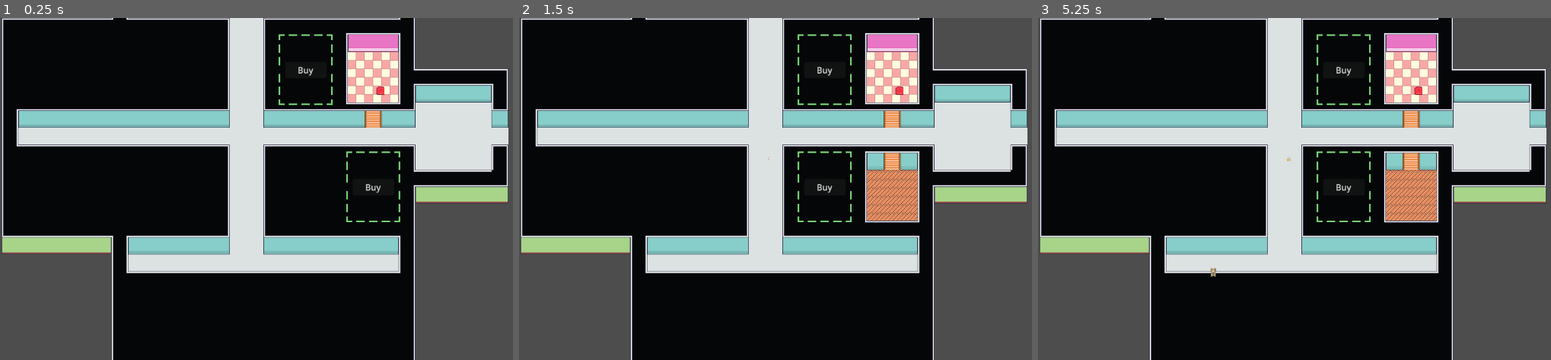
Above: before the commit, frames 1-3 (left to right).
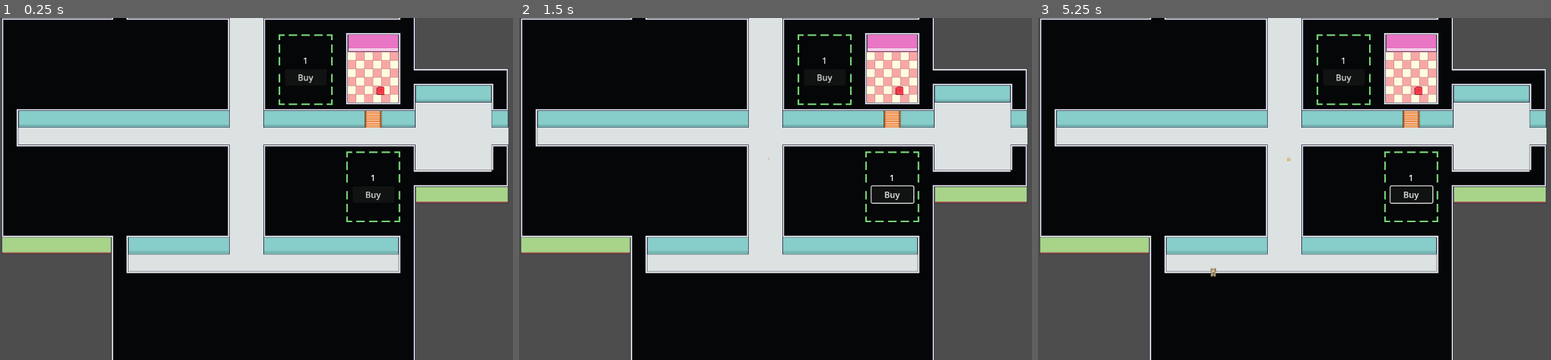
Above: after the commit, the same moments.

Repository: Tausva/DogShelter
Game: Godot game, scene res://scenes/MartiumTest/martium_test_scene.tscn
The game is run twice, just before and just after one commit, with the same random seed, the same clock (stepped at 60 frames per second) and the same inputs.
Inputs (mouse positions are in pixels of both pictures, inside the frame that each line leads up to):
- Up to frame 1 (0.25 s): no input
- Up to frame 2 (1.5 s): click "Buy" at 0.5 s; tap Enter at 1.25 s; move the mouse to (955, 171) at 1.27 s; hold D (Right) from 1.28 s (still down); click (955, 171) at 1.42 s
- Up to frame 3 (5.25 s): release D (Right) at 2 s; tap Space at 2, 3.5, 5 s; drag from (1222, 206) to (1474, 171) at 2.02 s; tap Enter at 2.75, 4.25 s; move the mouse to (1402, 113) at 2.77 s; hold D (Right) 2.78-3.5 s; click (1402, 113) at 2.92 s; drag from (1309, 257) to (1412, 69) at 3.52 s; move the mouse to (1525, 240) at 4.27 s; hold A (Left) 4.28-5 s; click (1525, 240) at 4.42 s; drag from (1161, 137) to (1412, 76) at 5.02 s

The runs differ from the first frame. In frame 1, 0.2% of the frame differs, in the area x 58-75%, y 11-54%; in frame 2, 2.6%, in the area x 54-79%, y 11-60%; in frame 3, 2.6%.

Commit message:
added purchase func.

Diff:
--- a/scenes/purchase_border/purchase_border.gd
+++ b/scenes/purchase_border/purchase_border.gd
@@ -2,15 +2,22 @@
 
 signal purchased(border_position: RoomPosition)
 
+@onready var label: Label = $Control/Label
+
 var border_position: RoomPosition
+var current_price: int
 
 
 func _try_purchase() -> void:
-	#TODO: if statement to check if it can be purchased
-
-	purchased.emit(border_position)
-	queue_free()
+	if GameManager.spend_funds(current_price):
+		purchased.emit(border_position)
+		queue_free()
 
 
 func _on_button_pressed() -> void:
 	_try_purchase()
+
+
+func _on_price_increase(new_price: int) -> void:
+	current_price = new_price
+	label.text = str(current_price)
--- a/scenes/purchase_border/purchase_border.tscn
+++ b/scenes/purchase_border/purchase_border.tscn
@@ -18,6 +18,18 @@
 offset_right = 112.0
 offset_bottom = -16.0
 
+[node name="Label" type="Label" parent="Control"]
+layout_mode = 0
+offset_left = 9.0
+offset_top = 35.0
+offset_right = 86.0
+offset_bottom = 58.0
+tooltip_text = "Price"
+mouse_filter = 1
+text = "12"
+horizontal_alignment = 1
+vertical_alignment = 1
+
 [node name="Button" type="Button" parent="Control"]
 layout_mode = 1
 anchors_preset = 8
@@ -26,9 +38,9 @@
 anchor_right = 0.5
 anchor_bottom = 0.5
 offset_left = -39.5
-offset_top = -15.5
+offset_top = -1.5
 offset_right = 39.5
-offset_bottom = 15.5
+offset_bottom = 29.5
 grow_horizontal = 2
 grow_vertical = 2
 text = "Buy"
--- a/scenes/shelter/shelter.gd
+++ b/scenes/shelter/shelter.gd
@@ -1,10 +1,14 @@
 class_name Shelter extends Node2D
+
+signal room_price_increased(int)
 
 @onready var room_container: Node2D = $RoomContainer
 
 @export var room_spots: Array[RoomPosition]
 
 var purchase_border_y_offset: float = -30
+var old_price: int = 1
+var current_price: int = 1
 
 var populated_rooms: Array[RoomPosition]
 var newest_room_index: int = 0
@@ -20,6 +24,8 @@
 
 	add_purchase_border(room_spots.pop_front())
 	add_purchase_border(room_spots.pop_front())
+
+	room_price_increased.emit(current_price)
 
 
 func add_room(room_position: RoomPosition) -> void:
@@ -47,6 +53,7 @@
 	purchase_border_instance.position = border_position.coordinates
 	purchase_border_instance.border_position = border_position
 	purchase_border_instance.purchased.connect(_on_room_purchased)
+	room_price_increased.connect(purchase_border_instance._on_price_increase)
 
 	if border_position.direction == border_position.Direction.SOUTH:
 		purchase_border_instance.position.y += purchase_border_y_offset
@@ -66,8 +73,17 @@
 			room.assigned_room.set_adjecent_room(adjecent_room.assigned_room)
 
 
+func _increase_room_price() -> int:
+	current_price = current_price + old_price
+	old_price = current_price - old_price
+
+	return current_price
+
+
 func _on_room_purchased(room_position: RoomPosition) -> void:
 	add_room(room_position)
 
 	if room_spots.size() > 0:
 		add_purchase_border(room_spots.pop_front())
+
+	room_price_increased.emit(_increase_room_price())
